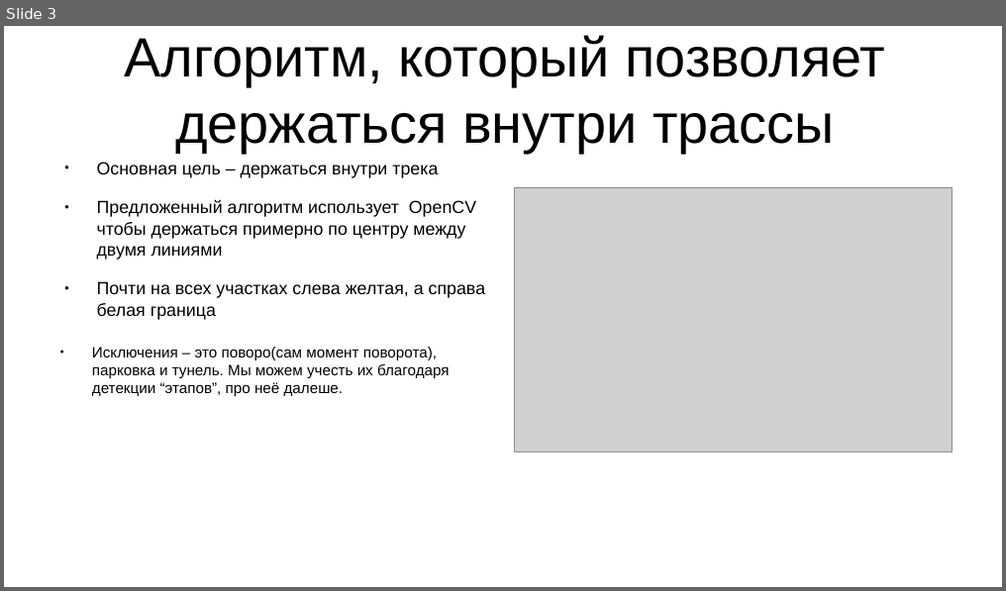
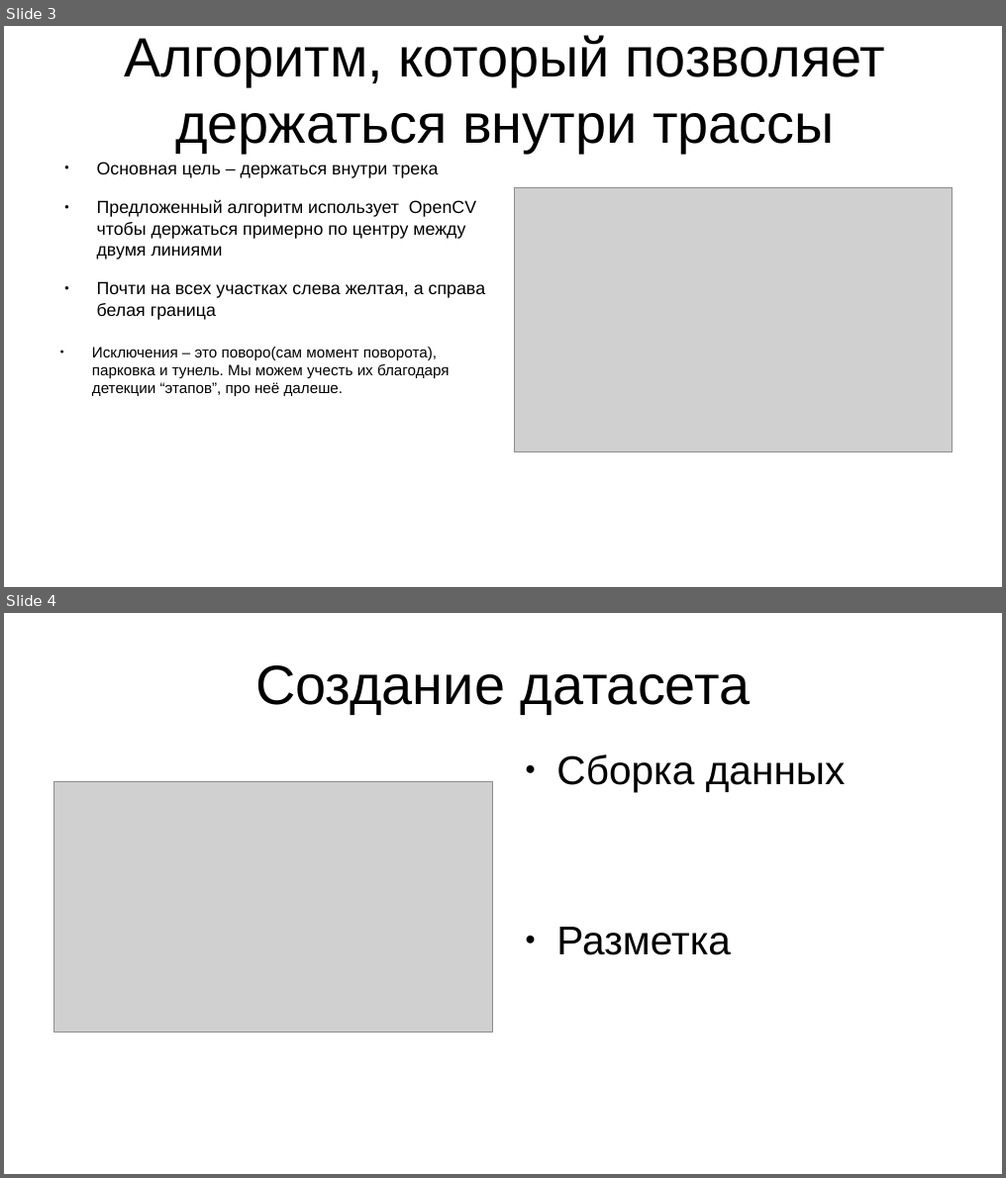
Before and after one commit to NikitaGoltsev/Auto_Race_challange, a slide deck: presintation.odp. Shown one above the other, each under a label of ours: slide 3 before the commit, slides 3 and 4 after it. The pictures are 1006x591 and 1006x1178 pixels, drawn with LibreOffice and Linux fonts; fonts in the diff are those of the drawing; grey boxes stand for pictures. Boxes give left, top, right and bottom in pixels: in the first picture for what was removed or moved away, otherwise in the second. Text is boxed around its words. In the diff, an @@ line names an element or a change of style, - is before the commit and + after.

```diff
--- a/presintation.odp
+++ b/presintation.odp
@@ slide 4 added at bbox=[4, 613, 1002, 1174], background #FFFFFF @@
@@ title added at bbox=[255, 665, 750, 714], 44 pt, text #000000 @@
+Создание датасета
@@ text added at bbox=[556, 755, 846, 792], 32 pt, text #000000 @@
+● Сборка данных
@@ picture added at bbox=[54, 781, 492, 1033] @@
@@ text added at bbox=[556, 927, 731, 956], 32 pt, text #000000 @@
+● Разметка
```
Also in this commit, not shown: 2 other slides added, 2 slides removed, 1 other file.
